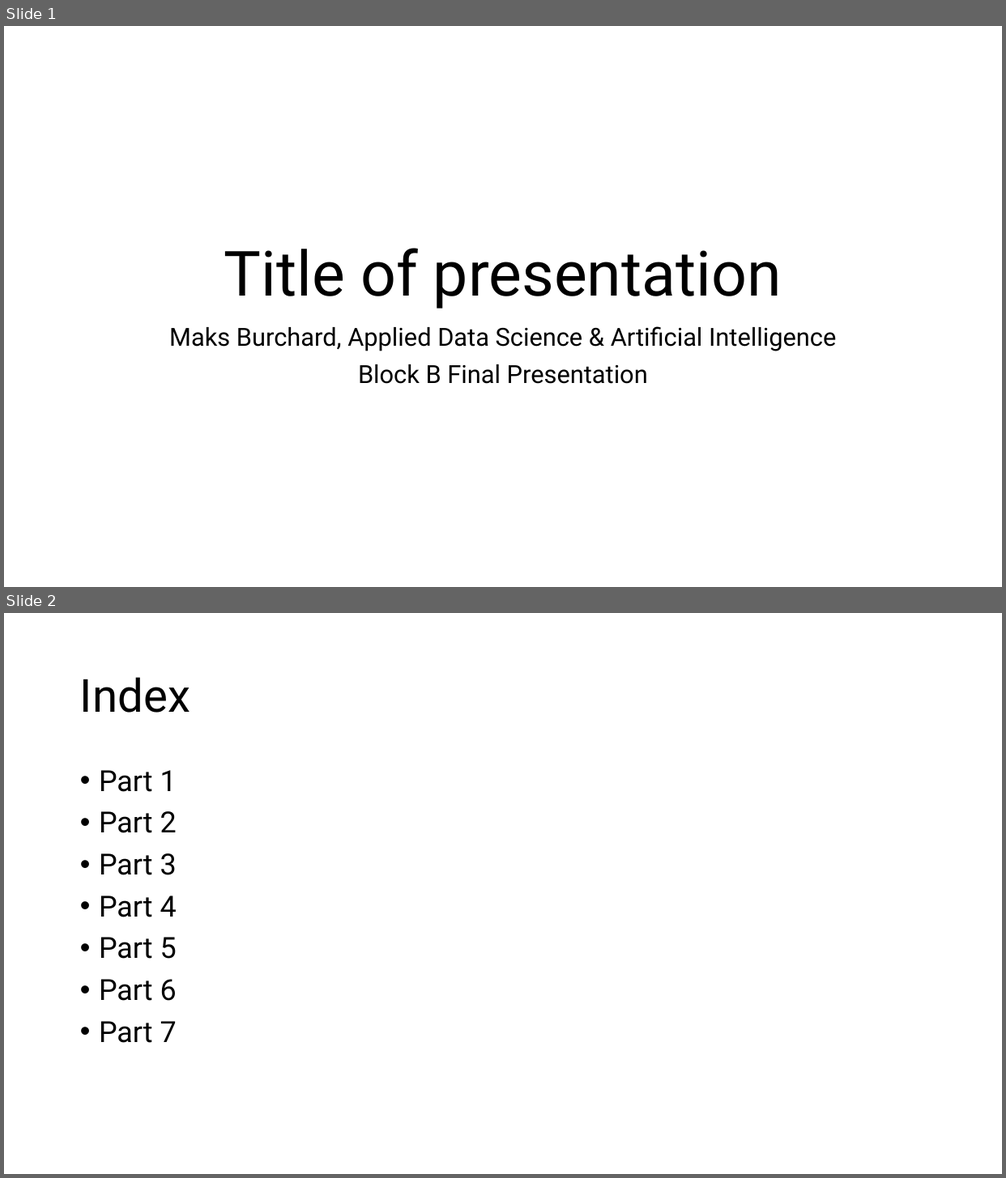
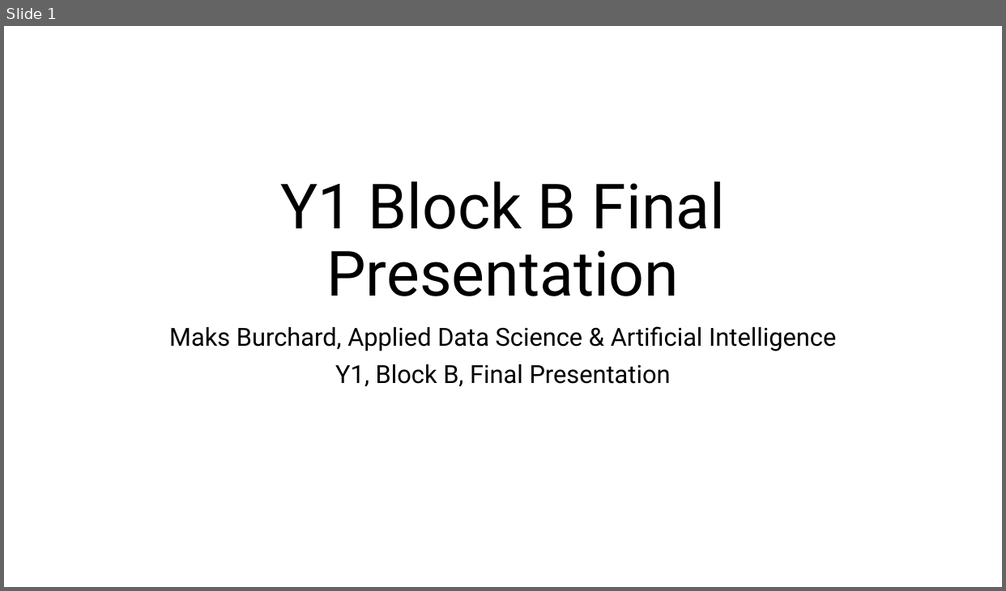
Before and after one commit to MaksBurchard240894/HFG7, a slide deck: Block B/Final Presentation.pptx. Shown one above the other, each under a label of ours: slides 1 and 2 before the commit, slide 1 after it. The pictures are 1006x1178 and 1006x591 pixels, drawn with LibreOffice and Linux fonts; fonts in the diff are those of the drawing. Boxes give left, top, right and bottom in pixels: in the first picture for what was removed or moved away, otherwise in the second. Text is boxed around its words. In the diff, an @@ line names an element or a change of style, - is before the commit and + after.

```diff
--- a/Block B/Final Presentation.pptx
+++ b/Block B/Final Presentation.pptx
@@ slide 2 removed at [4,613,1002,1174], background #FFFFFF @@
@@ title removed at [80,677,190,713] @@
-Index
@@ text removed at [99,770,177,1043] @@
-• Part 1
-• Part 2
-• Part 3
-• Part 4
-• Part 5
-• Part 6
-• Part 7
@@ slide 1 changed as well @@
@@ title at [280,182,725,297]: text changed @@
-Title of presentation
+Y1 Block B Final Presentation
@@ subtitle at [335,365,671,386]: text changed @@
-Block B Final Presentation
+Y1, Block B, Final Presentation
```
Also in this commit, not shown: 3 other slides changed, 4 slides added, 4 other slides removed, 5 other files.
